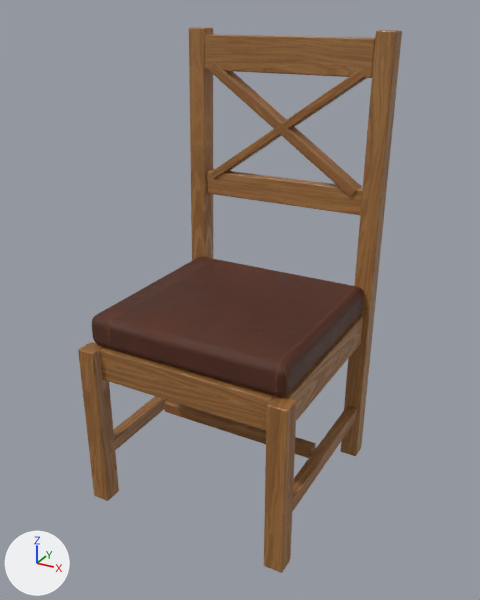
The glTF model models/chair-norway.glb: old version first, new version second.
Before and after are seen from a 50 mm lens placed at (0.686, -1.232, 1.093), pointed at (0.015, -0.013, 0.483). The lights are fixed; the arrows at lower left show +X, +Y and +Z. The picture after the commit comes second. Where no turn or scale is listed for an object, it has been applied to the vertices.
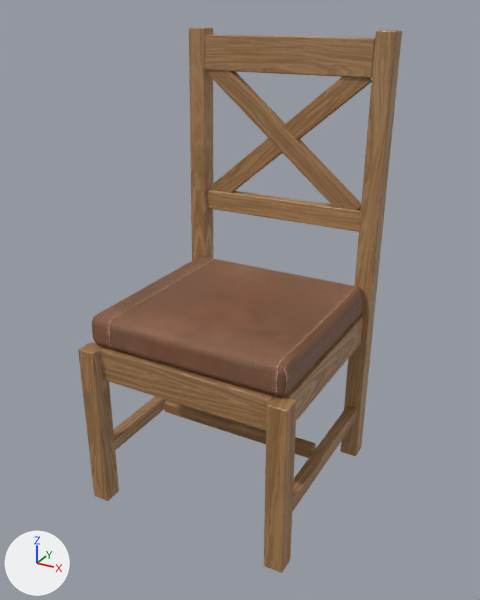
What differs and where, as boxes [x1, y1, x2, y2] in the pictures (480 x 600 px; the box of a moved part takes in the faces that stretch with it):
'Mesh_1', recoloured (lighter)
    both: [92, 257, 364, 396]
part 1 of me_mesh_0, moved or reshaped
    before: [207, 169, 363, 215]
    after: [207, 189, 361, 232]
part 2 of me_mesh_0, moved or reshaped
    before: [211, 69, 366, 179]
    after: [210, 77, 372, 193]
part 3 of me_mesh_0, moved or reshaped
    before: [209, 62, 362, 197]
    after: [208, 70, 361, 211]

The change, as a list of edits to the scene's bpy script:
```text
Change mat_microfibre:
    remove n2 = _N.new('ShaderNodeMix'); n2.name = 'Mix'
    remove n2.data_type = 'RGBA'
    remove n2.blend_type = 'MULTIPLY'
    remove n2.inputs[0].default_value = 1.0  # 'Factor'
    remove n2.inputs[7].default_value = (0.352, 0.181, 0.0976, 1.0)  # 'B', brown #a07658
    where n0 = _N.new('ShaderNodeBsdfPrincipled'); n0.name = 'Principled BSDF'
    where n3 = _N.new('ShaderNodeTexImage'); n3.name = 'Image Texture'
    remove _L.new(n2.outputs[2], n0.inputs[0])  # 'Result' to 'Base Color'
    remove _L.new(n3.outputs[0], n2.inputs[6])  # 'Color' to 'A'
    add _L.new(n3.outputs[0], n0.inputs[0])  # 'Color' to 'Base Color'
Change me_mesh_0:
    where me_mesh_0.from_pydata(...)  # 2280 vertices, 4500 faces; spans x -0.255..0.255, y -0.265..0.265, z -0.526..0.526
    used by ob_mesh_0; location = (0.0, 0.0, 0.525)
    me_mesh_0 part 1: the loose piece of 152 vertices spanning x -0.21..0.21, y 0.218..0.248, z 0.125..0.185 is scaled about its middle by (1, 1, 0.824), then moved by (0.0, 0.0, -0.045)
    me_mesh_0 part 2: 152 of 2280 vertices moved; they spanned x -0.195..0.195, y 0.213..0.255, z 0.168..0.447 and now span x -0.204..0.204, y 0.222..0.245, z 0.108..0.457; mean shift (0.0, 0.0, -0.025); largest move (-0.186, 0.216, 0.169) -> (-0.177, 0.226, 0.109)
    me_mesh_0 part 3: 152 of 2280 vertices moved; they spanned x -0.196..0.196, y 0.213..0.255, z 0.166..0.449 and now span x -0.204..0.204, y 0.221..0.247, z 0.108..0.457; mean shift (0.0, 0.0, -0.025); largest move (0.185, 0.25, 0.168) -> (0.177, 0.242, 0.109)
```
